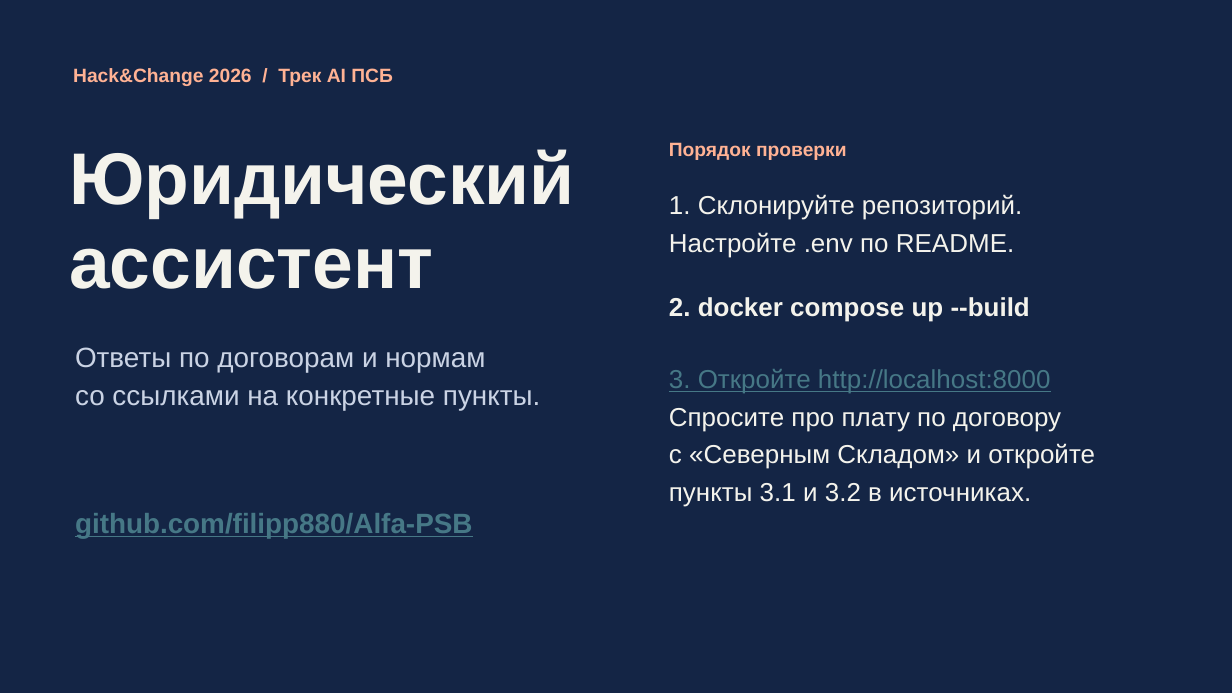
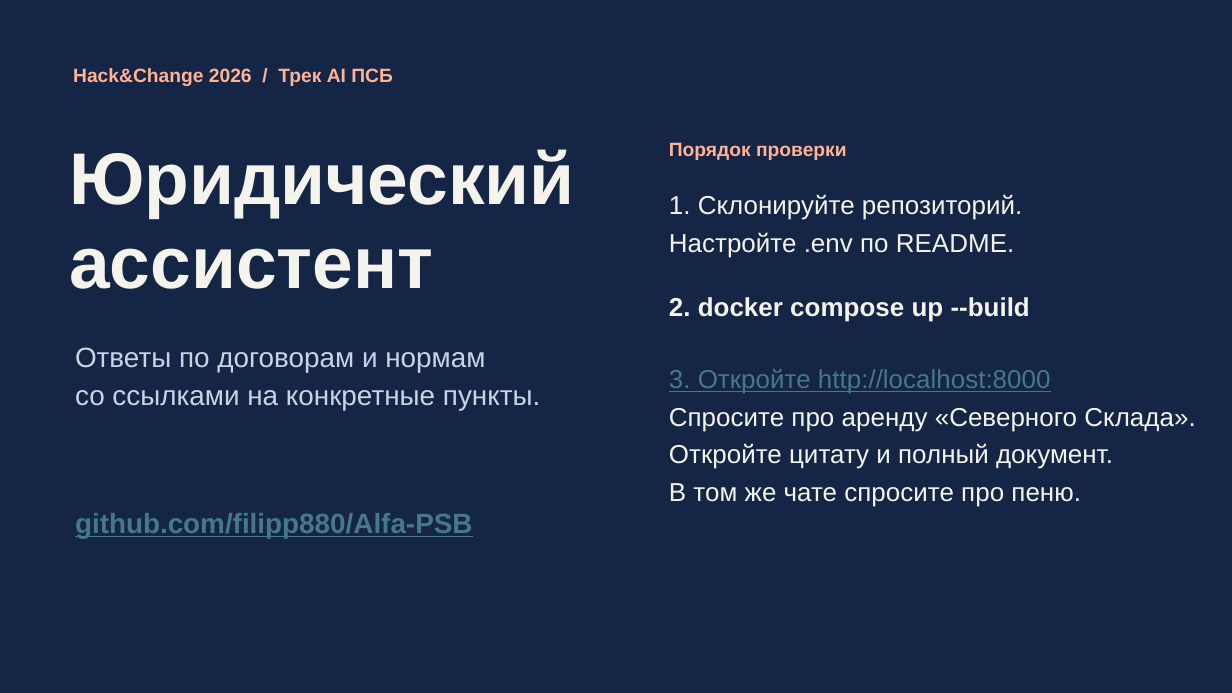
Before and after one commit to filipp880/Alfa-PSB, a slide deck: slide 1 of presentation.pptx. Drawn at 1232x693 pixels with LibreOffice and Linux fonts; fonts in the diff are those of the drawing. Boxes give left, top, right and bottom in pixels: in the first picture for what was removed or moved away, otherwise in the second. Text is boxed around its words. In the diff, an @@ line names an element or a change of style, - is before the commit and + after.

```diff
--- a/presentation.pptx
+++ b/presentation.pptx
@@ text at (x1=669, y1=408, x2=1195, y2=432): text changed @@
-Спросите про плату по договору
+Спросите про аренду «Северного Склада».
@@ text at (x1=669, y1=443, x2=1113, y2=469): text changed @@
-с «Северным Складом» и откройте
+Откройте цитату и полный документ.
@@ text at (x1=669, y1=483, x2=1081, y2=507): text changed @@
-пункты 3.1 и 3.2 в источниках.
+В том же чате спросите про пеню.
```
Also in this commit, not shown: 5 other slides changed, 26 other files.
